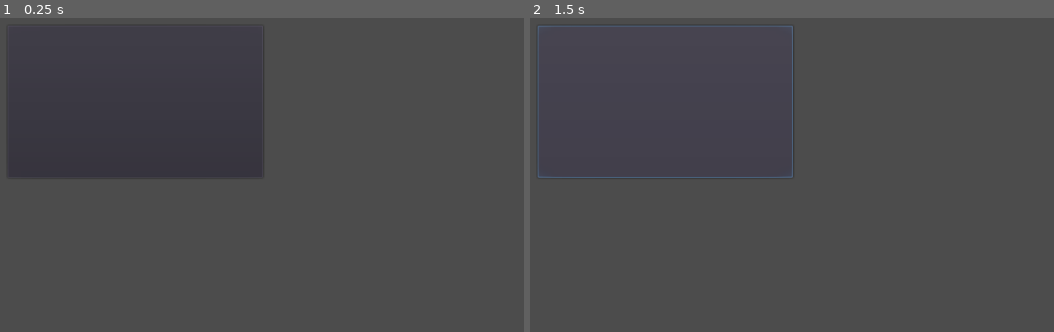
Above: before the commit, frames 1-2 (left to right).
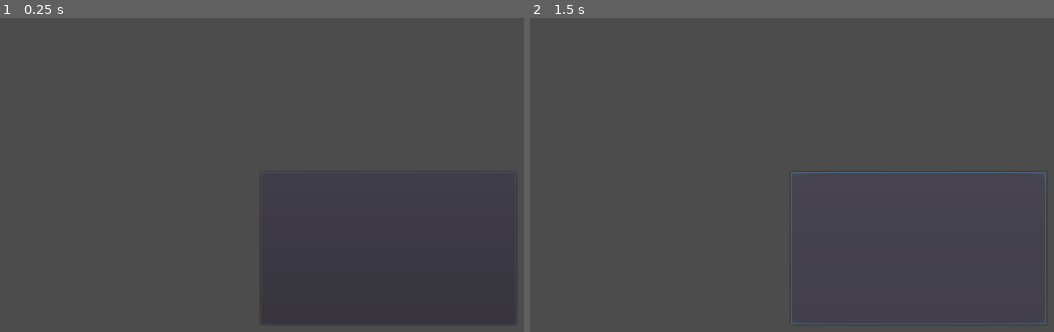
Above: after the commit, the same moments.

Repository: f24816/roguelike
Game: Godot game, scene res://Node2D.tscn
The game is run twice, just before and just after one commit, with the same random seed, the same clock (stepped at 60 frames per second) and the same inputs.
Inputs (mouse positions are in pixels of both pictures, inside the frame that each line leads up to; where the layout moved, square brackets give the same spot in the first picture):
- Up to frame 1 (0.25 s): no input
- Up to frame 2 (1.5 s): click (917, 247) [666, 102] at 0.5 s; click (917, 247) [666, 102] at 1.25 s

The runs differ from the first frame. In frame 1, 0.3% of the frame differs, in the area x 4-96%, y 49-98%; in frame 2, 1.0%, in the area x 1-99%, y 2-98%.

Commit message:
made button

Diff:
--- a/Node2D.tscn
+++ b/Node2D.tscn
@@ -6,10 +6,10 @@
 script = ExtResource( 1 )
 
 [node name="Button" type="Button" parent="."]
-margin_left = 340.0
-margin_top = 188.0
-margin_right = 667.0
-margin_bottom = 383.0
+margin_left = 663.8
+margin_top = 375.728
+margin_right = 990.8
+margin_bottom = 570.728
 __meta__ = {
 "_edit_use_anchors_": false
 }
